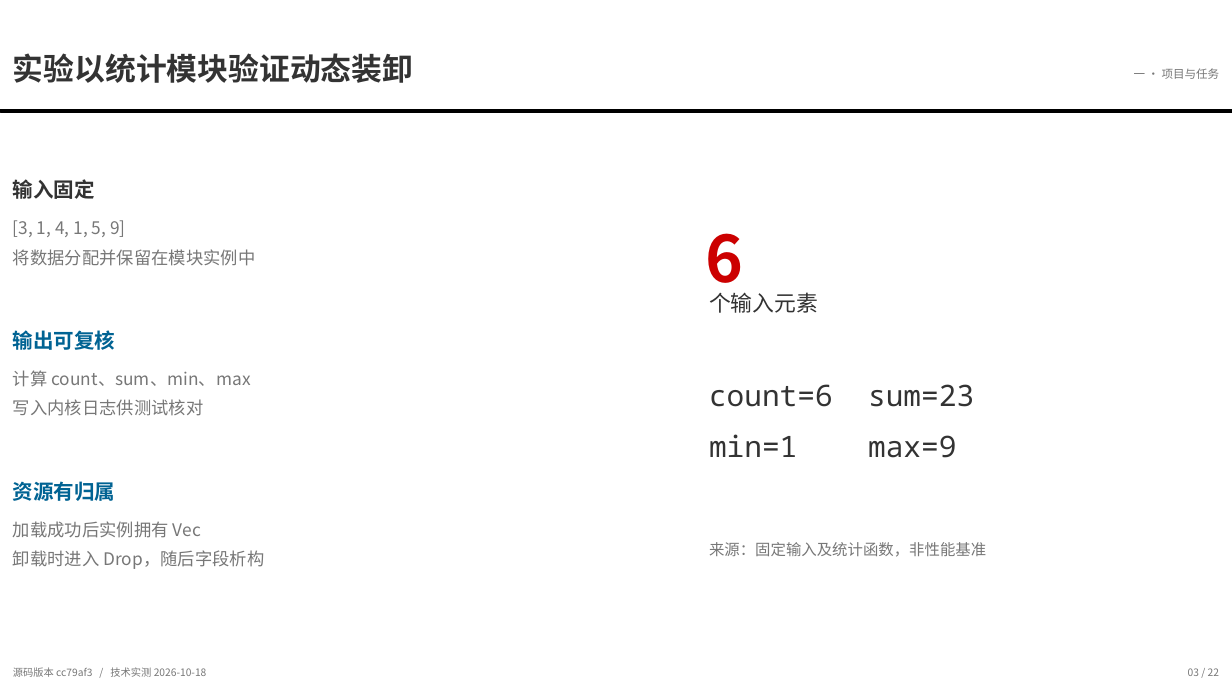
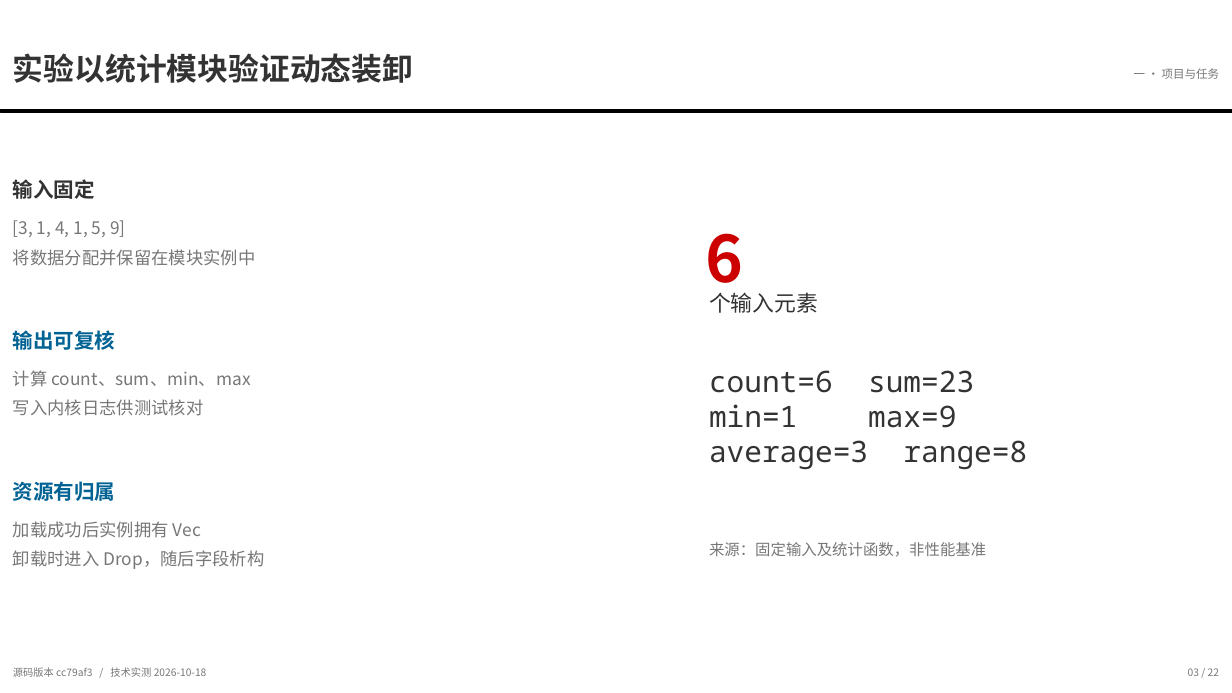
Before and after one commit to Tomlegend2026/rust-openeuler-module, a slide deck: slide 3 of deliverables/源码走读详细版/任务2 Rust内核模块-源码走读详细版.pptx. Drawn at 1232x693 pixels with LibreOffice and Linux fonts; fonts in the diff are those of the drawing. Boxes give left, top, right and bottom in pixels: in the first picture for what was removed or moved away, otherwise in the second. Text is boxed around its words. In the diff, an @@ line names an element or a change of style, - is before the commit and + after.

```diff
--- a/deliverables/源码走读详细版/任务2 Rust内核模块-源码走读详细版.pptx
+++ b/deliverables/源码走读详细版/任务2 Rust内核模块-源码走读详细版.pptx
@@ text at box(709, 370, 974, 428): line spacing 1.42 to 1 @@
@@ text at box(709, 440, 1027, 470): paragraph added @@
+average=3 range=8
```
Also in this commit, not shown: 2 other slides changed, 25 other files.
